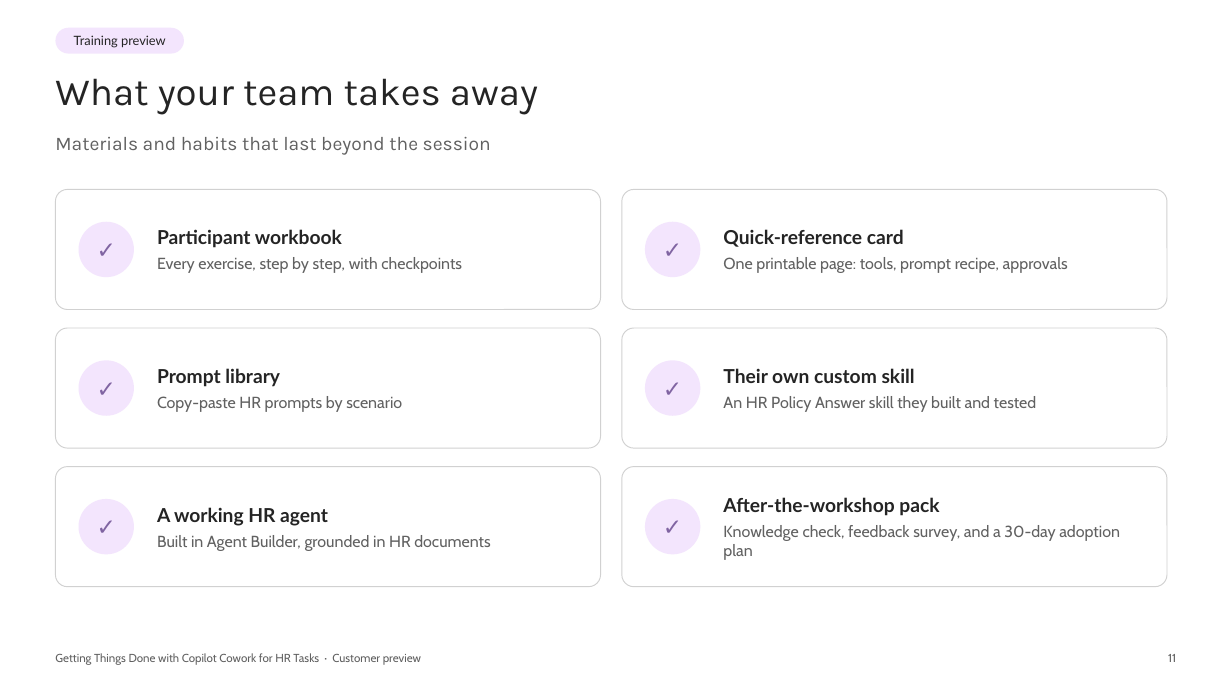
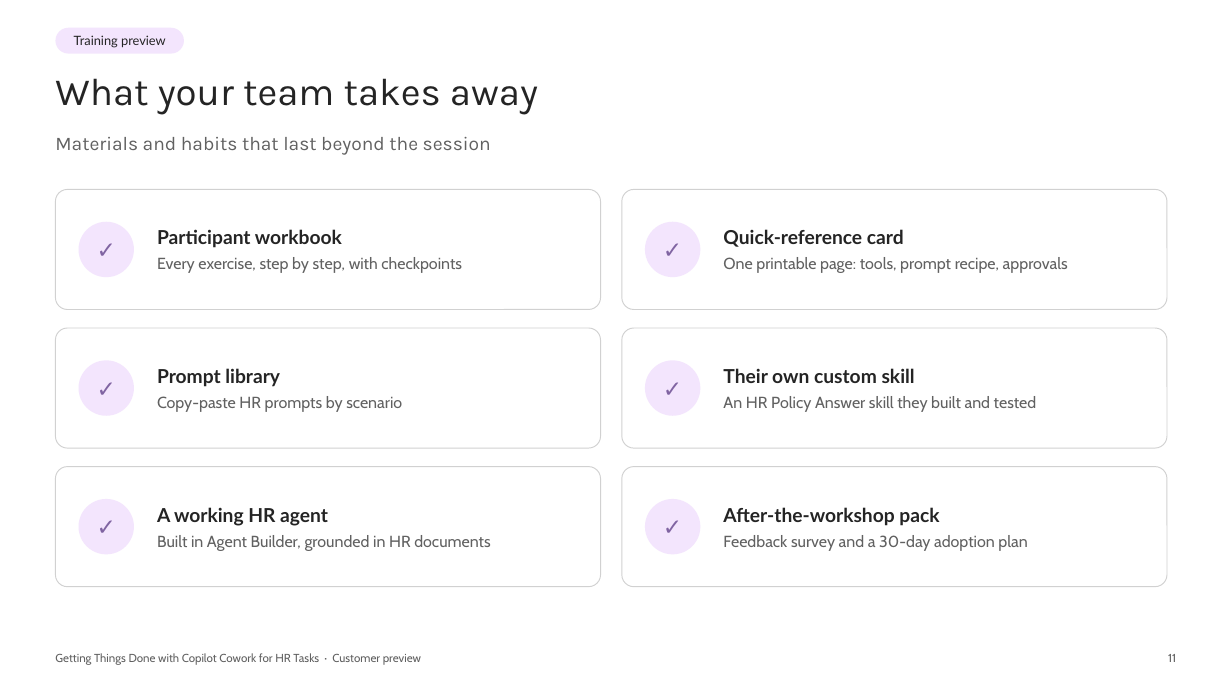
Before and after one commit to ragage/ai_hr_cowork_workshop, a slide deck: slide 11 of instructor/customer-preview-deck.pptx. Drawn at 1232x693 pixels with LibreOffice and Linux fonts; fonts in the diff are those of the drawing; background and template pictures are left out. Boxes give left, top, right and bottom in pixels: in the first picture for what was removed or moved away, otherwise in the second. Text is boxed around its words. In the diff, an @@ line names an element or a change of style, - is before the commit and + after.

```diff
--- a/instructor/customer-preview-deck.pptx
+++ b/instructor/customer-preview-deck.pptx
@@ text at box(723, 535, 1027, 551): text changed @@
-Knowledge check, feedback survey, and a 30-day adoption plan
+Feedback survey and a 30-day adoption plan
```
Also in this commit, not shown: 15 other files.
